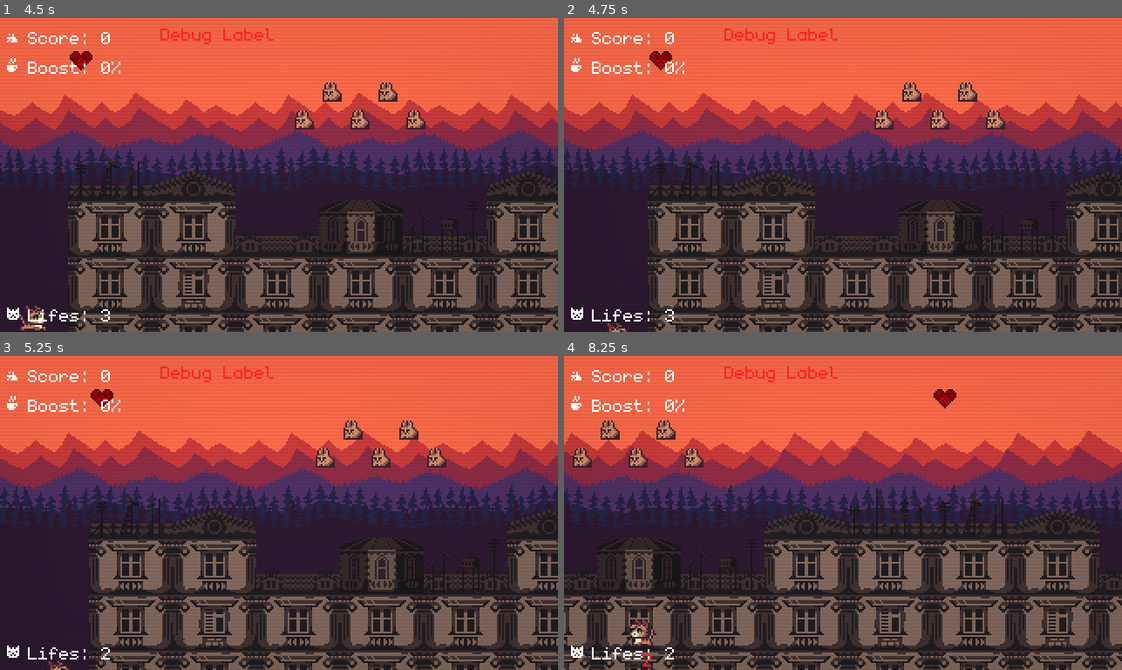
Above: before the commit, frames 1-4 (two rows, left to right).
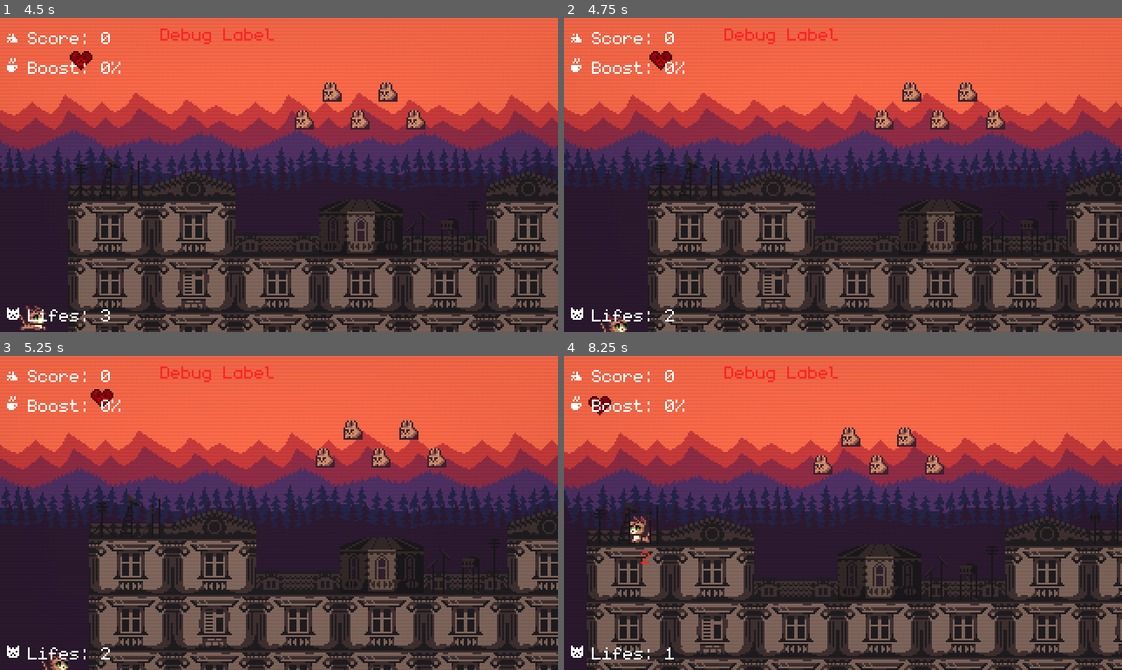
Above: after the commit, the same moments.

Repository: darkgraycat/marcy-runner-gd
Game: Godot game, scene res://src/main.tscn
The game is run twice, just before and just after one commit, with the same random seed, the same clock (stepped at 60 frames per second) and the same inputs.
Inputs:
- Up to frame 1 (4.5 s): hold W (move_right) 0.53-2.03 s; tap Space (jump) at 0.77, 1.52, 3.02, 3.77 s; hold Q (move_left) 2.03-4.28 s; hold W (move_right) from 4.28 s (still down)
- Up to frame 2 (4.75 s): keep holding W (move_right); tap Space (jump) at 4.52 s
- Up to frame 3 (5.25 s): keep holding W (move_right)
- Up to frame 4 (8.25 s): tap Space (jump) at 6.02, 6.77, 7.52 s; release W (move_right) at 8.03 s; hold Q (move_left) from 8.03 s (still down)

Frame 1 is identical in both runs. In frame 2, 0.3% of the frame differs, in the area x 0-93%, y 46-100%; in frame 3, 1.8%; in frame 4, 37%, in the area x 0-100%, y 10-100%.

Commit message:
: doing better

Diff:
--- a/src/components/health.gd
+++ b/src/components/health.gd
@@ -12,8 +12,6 @@
 
 func damage(amount: float) -> void:
 	current = max(current - amount, 0)
-	if current <= 0:
-		died.emit()
 
 func heal(amount: float) -> void:
 	current = min(current + amount, maximum)
@@ -23,3 +21,5 @@
 	if current == value: return
 	current = value
 	changed.emit(current)
+	if current <= 0:
+		died.emit()
--- a/src/entities/enemy_slower/enemy_slower.tscn
+++ b/src/entities/enemy_slower/enemy_slower.tscn
@@ -104,7 +104,7 @@
 script = ExtResource("4_tyy0w")
 body = NodePath("..")
 damage = 1
-knockback = Vector2(0, -600)
+knockback = Vector2(0, -400)
 metadata/_custom_type_script = "uid://cnebtsxri8k56"
 
 [node name="CollisionShape2D" type="CollisionShape2D" parent="Hitbox"]
--- a/src/entities/player/player.gd
+++ b/src/entities/player/player.gd
@@ -51,7 +51,6 @@
 	set_physics_process(false)
 	animation_player.play("die")
 	await animation_player.animation_finished
-	Events.emit_player_died()
 
 func respawn(spawn_point: Vector2) -> void:
 	print("respawn player")
@@ -60,5 +59,4 @@
 	global_position = spawn_point
 	animation_player.play(&"RESET")
 	await animation_player.animation_finished
-	Events.emit_player_spawned(spawn_point)
 	update_animation()
--- a/src/level/level.gd
+++ b/src/level/level.gd
@@ -35,20 +35,11 @@
 	level_side_area_2d.body_entered.connect(_on_level_side_area_2d_body_entered)
 	level_bottom_area_2d.body_entered.connect(_on_level_bottom_area_2d_body_entered)
 
-	#TODO hurtbox\hitbox will do the job
-	#Events.player_hit.connect(_on_player_hit)
-	Events.player_died.connect(_on_player_died)
 	Events.player_item_collected.connect(_on_player_item_collected)
 
 func _on_player_hit(value: float) -> void:
 	config.state.lifes_amount = int(value)
 	state_updated.emit(config.state)
-
-func _on_player_died() -> void:
-	config.state.lifes_amount -= 1
-	state_updated.emit(config.state)
-	await Util.sleep(1)
-	player.respawn(Vector2(player.global_position.x - 64, 0))
 
 func _on_player_item_collected(item: Node2D) -> void:
 	var s := config.state
@@ -72,7 +63,10 @@
 
 func _on_level_bottom_area_2d_body_entered(body: Node2D) -> void:
 	if body is Player:
-		body.die.call_deferred()
+		player.health.current -= 1
+		player.die()
+		await Util.sleep(1)
+		player.respawn(Vector2(player.global_position.x - 64, 0))
 
 func _on_level_side_area_2d_body_entered(body: Node2D) -> void:
 	if body is Player:
